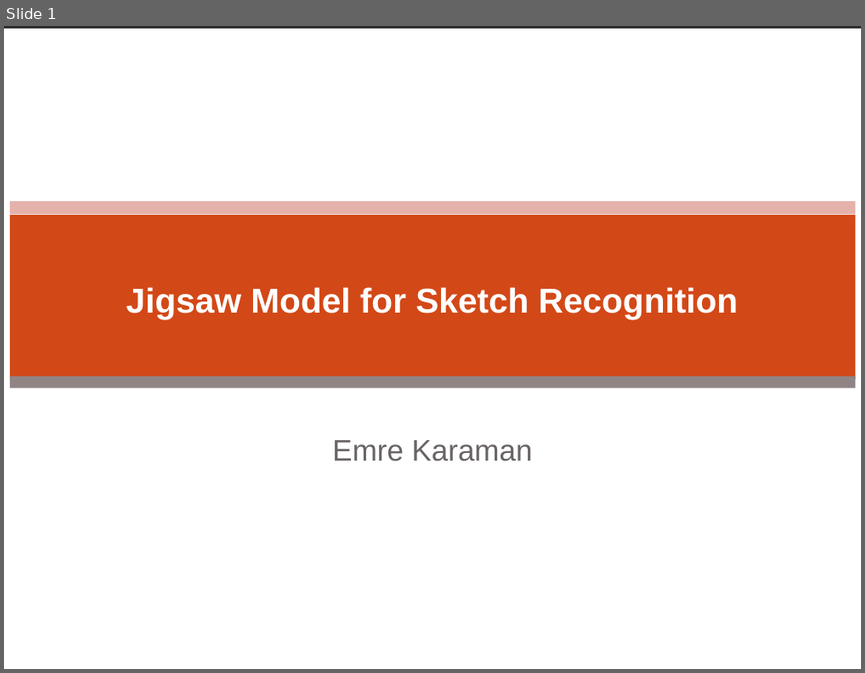
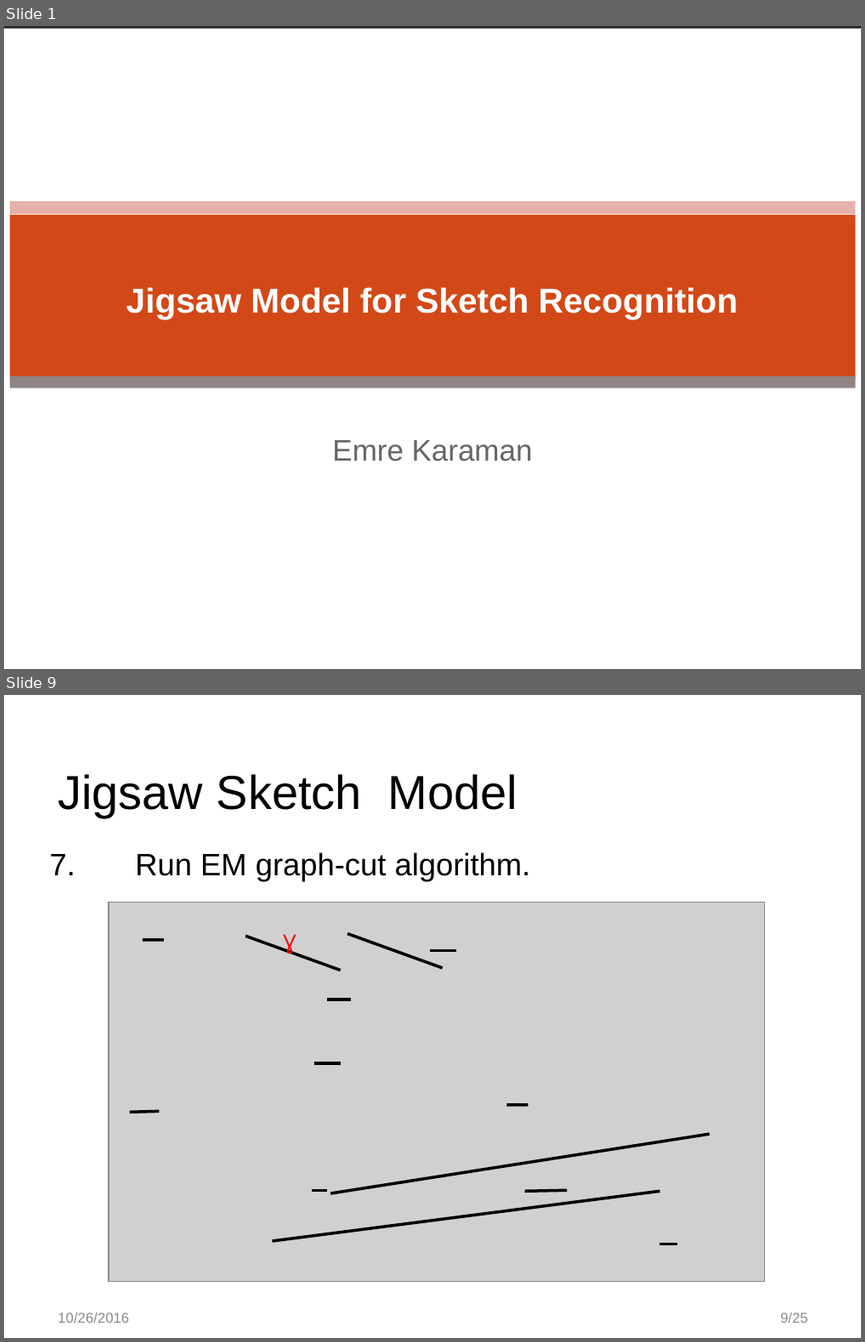
Before and after one commit to ekaraman/Research, a slide deck: jigsawSketch/Jigsaw_161026.pptx. Shown one above the other, each under a label of ours: slide 1 before the commit, slides 1 and 9 after it; the slides between them are not shown. The pictures are 865x673 and 865x1342 pixels, drawn with LibreOffice and Linux fonts; fonts in the diff are those of the drawing; grey boxes stand for pictures; background and template pictures are left out; a plain dark background stands for a picture behind light text. Boxes give left, top, right and bottom in pixels: in the first picture for what was removed or moved away, otherwise in the second. Text is boxed around its words. In the diff, an @@ line names an element or a change of style, - is before the commit and + after.

```diff
--- a/jigsawSketch/Jigsaw_161026.pptx
+++ b/jigsawSketch/Jigsaw_161026.pptx
@@ slide 9 added at bbox=[4, 695, 861, 1338], background #FFFFFF @@
@@ title added at bbox=[58, 774, 517, 817], 40 pt, text #000000 @@
+Jigsaw Sketch Model
@@ text added at bbox=[50, 852, 531, 882], 26 pt, text #000000 @@
+7. Run EM graph-cut algorithm.
@@ group added at bbox=[109, 902, 764, 1281]: 13 lines, 1 picture, 1 text @@
+Ɣ
@@ text added at bbox=[58, 1312, 129, 1322], 12 pt, text #8C8C8C @@
+10/26/2016
@@ page number added at bbox=[780, 1312, 808, 1322], 12 pt, text #8C8C8C @@
+9/25
```
Also in this commit, not shown: 6 slides changed, 3 other slides added, 24 slides removed.
